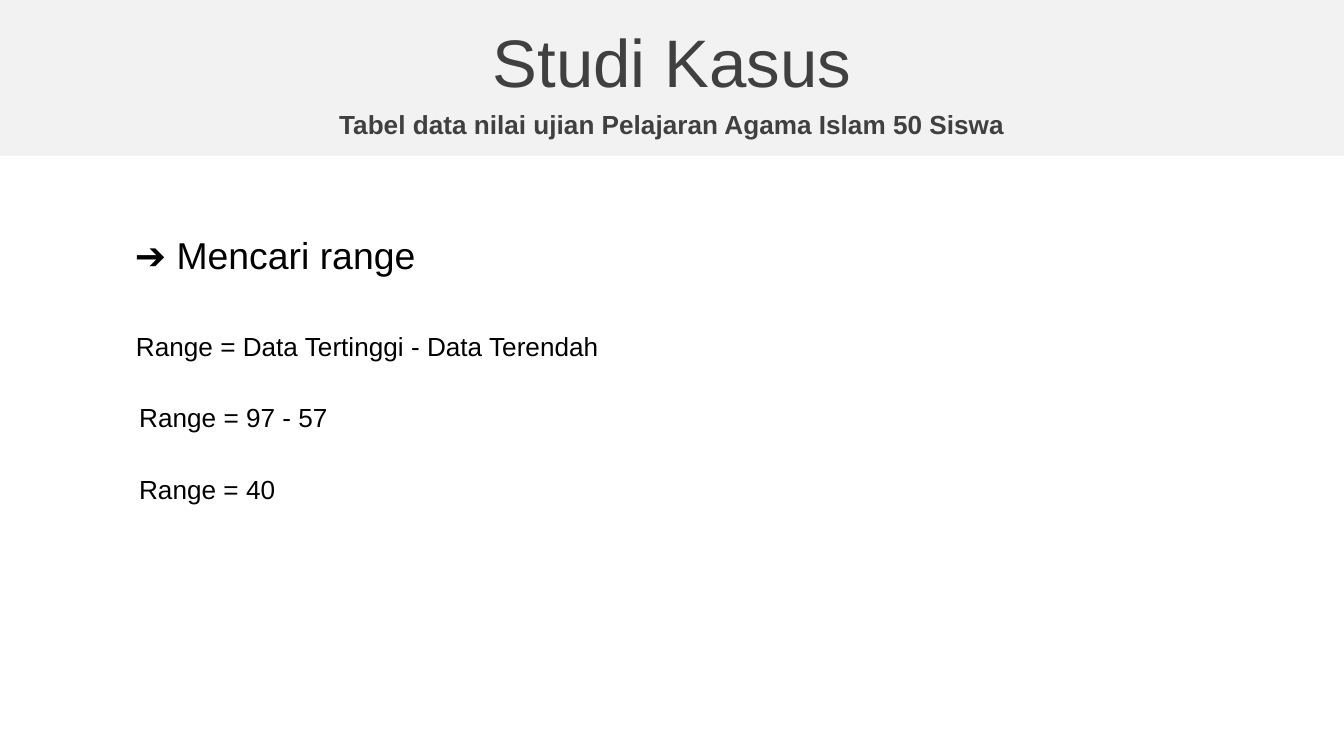
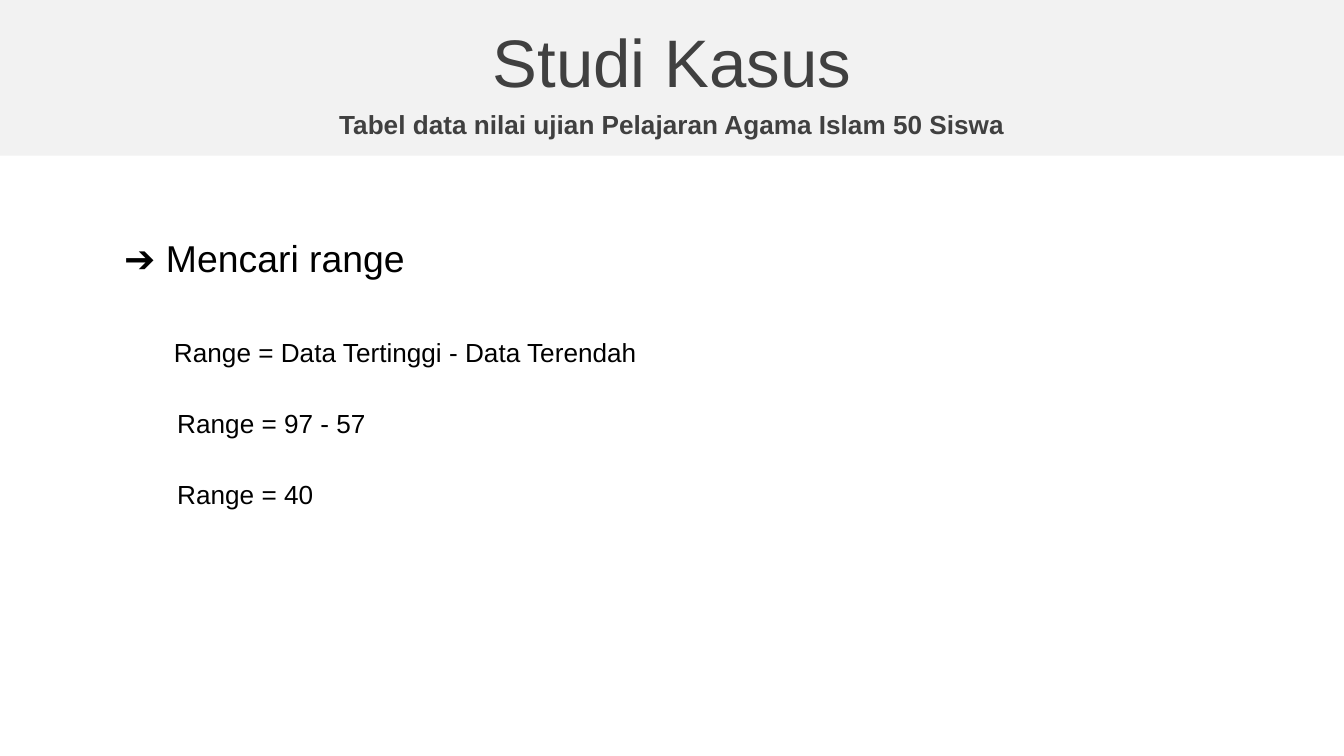
Before and after one commit to natacloud/statistika, a slide deck: slide 15 of Presentasi-Statistika-kelompok-3.pptx. Drawn at 1344x756 pixels with LibreOffice and Linux fonts; fonts in the diff are those of the drawing; background and template pictures are left out. Boxes give left, top, right and bottom in pixels: in the first picture for what was removed or moved away, otherwise in the second. Text is boxed around its words. In the diff, an @@ line names an element or a change of style, - is before the commit and + after.

```diff
--- a/Presentasi-Statistika-kelompok-3.pptx
+++ b/Presentasi-Statistika-kelompok-3.pptx
@@ text "➔ Mencari range": place and size @@
-text "➔ Mencari range" at bbox=[177, 242, 416, 277]
+text "➔ Mencari range" at bbox=[166, 245, 405, 280]
@@ 3 texts: place and size @@
-3 texts at bbox=[136, 337, 598, 504]
+3 texts at bbox=[174, 343, 636, 510]
```
Also in this commit, not shown: 3 other slides changed.
